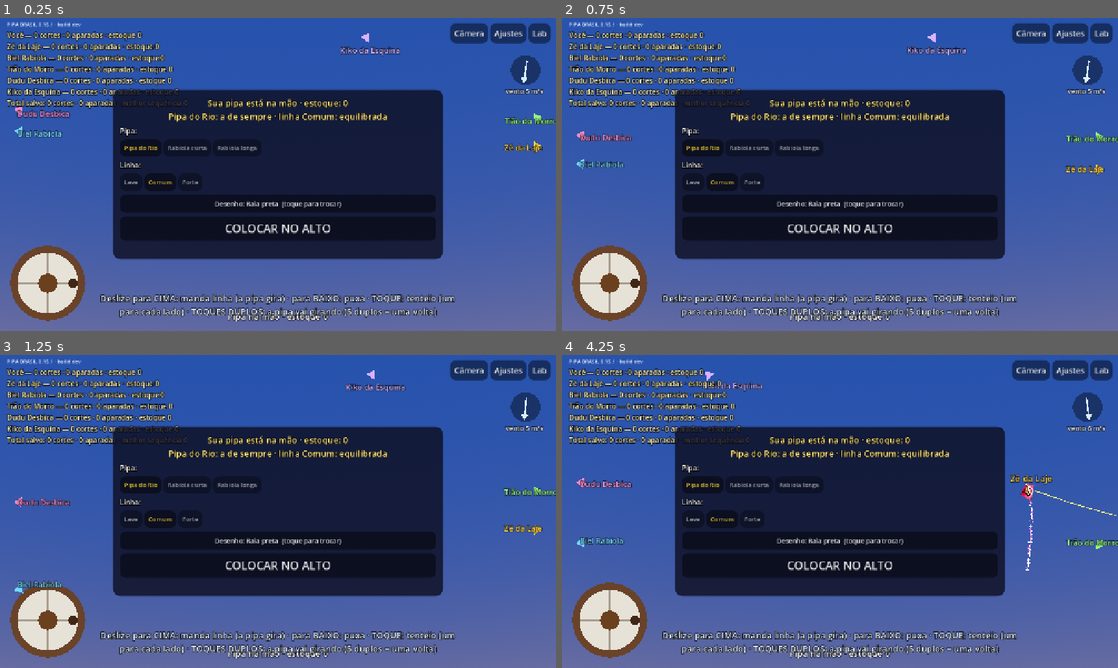
Above: before the commit, frames 1-4 (two rows, left to right).
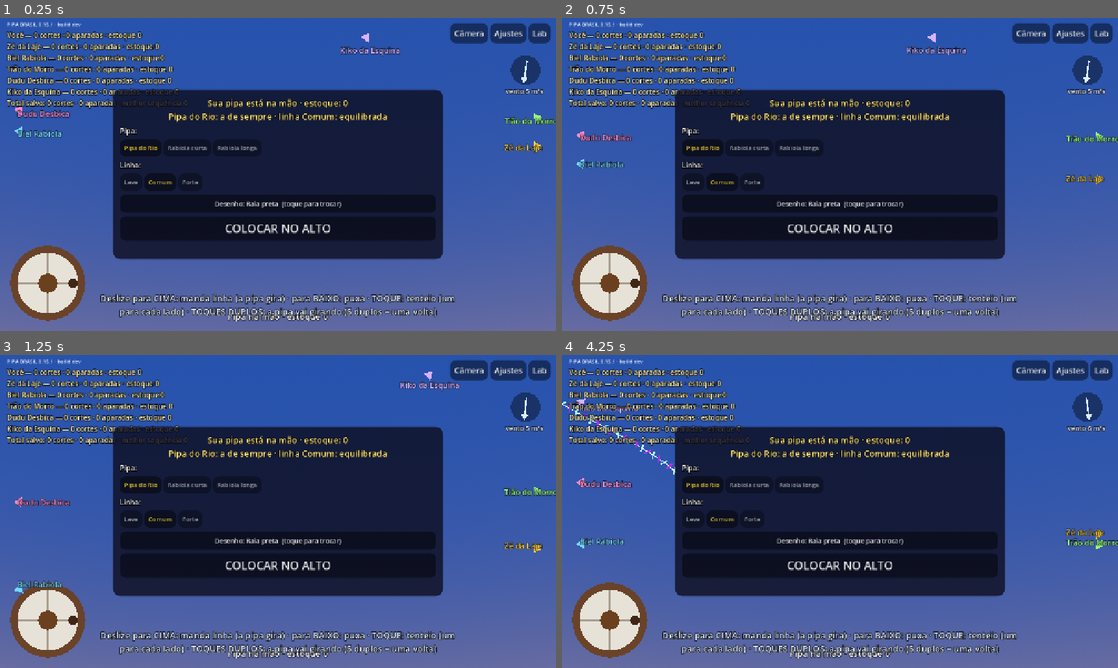
Above: after the commit, the same moments.

Repository: lucaskaeller201-ui/Pipa-Brasil
Game: Godot game, scene res://scenes/main/main.tscn
The game is run twice, just before and just after one commit, with the same random seed, the same clock (stepped at 60 frames per second) and the same inputs.
Inputs (mouse positions are in pixels of both pictures, inside the frame that each line leads up to):
- Up to frame 1 (0.25 s): no input
- Up to frame 2 (0.75 s): tap Enter at 0.5 s; move the mouse to (962, 158) at 0.52 s; hold Right from 0.53 s (still down); tap Z at 0.6 s; click (962, 158) at 0.67 s
- Up to frame 3 (1.25 s): keep holding Right; tap Space at 0.77 s
- Up to frame 4 (4.25 s): release Right at 1.25 s; drag from (728, 527) to (812, 574) at 1.27 s; move the mouse to (895, 442) at 2.02 s; hold Right 2.03-2.75 s; tap Q at 2.1 s; drag from (812, 574) to (673, 464) at 2.77 s; move the mouse to (1006, 558) at 3.52 s; hold A from 3.53 s (still down); tap Z at 3.6 s; tap Space at 3.77 s

Frame 1 is identical in both runs. In frame 2, 0.3% of the frame differs, in the area x 62-98%, y 9-54%; in frame 3, 0.7%; in frame 4, 1.1%, in the area x 0-100%, y 5-69%.

Commit message:
Bot dá linha com o bico até 60° (rabiola comprida balança mais)
Co-Authored-By: Claude Opus 5.5 <noreply@anthropic.com>
Claude-Session: https://claude.ai/code/session_01VcBVPpGPHbKMkWY2F5CwiY

Diff:
--- a/game/ai/bot_pilot.gd
+++ b/game/ai/bot_pilot.gd
@@ -100,7 +100,7 @@
 		if absf(nose) < 45.0 and line > line_target + 12.0:
 			d = {"haul": 2.0}
 		# Falta linha (por exemplo, para subir mais): dá linha com o bico para cima.
-		if d.is_empty() and absf(nose) < 40.0 and line < line_target - 4.0:
+		if d.is_empty() and absf(nose) < 60.0 and line < line_target - 4.0:
 			d = {"pay_out": true}
 	# Emergência: bico para baixo, solta a carretilha para parar o mergulho.
 	if absf(nose) > 110.0 and el < 40.0 and line < line_target + 25.0:
